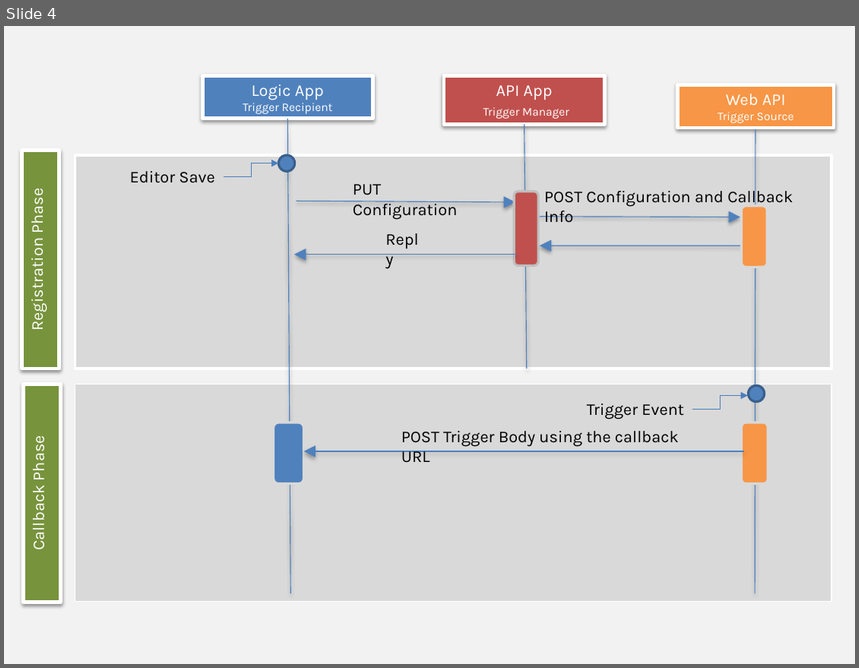
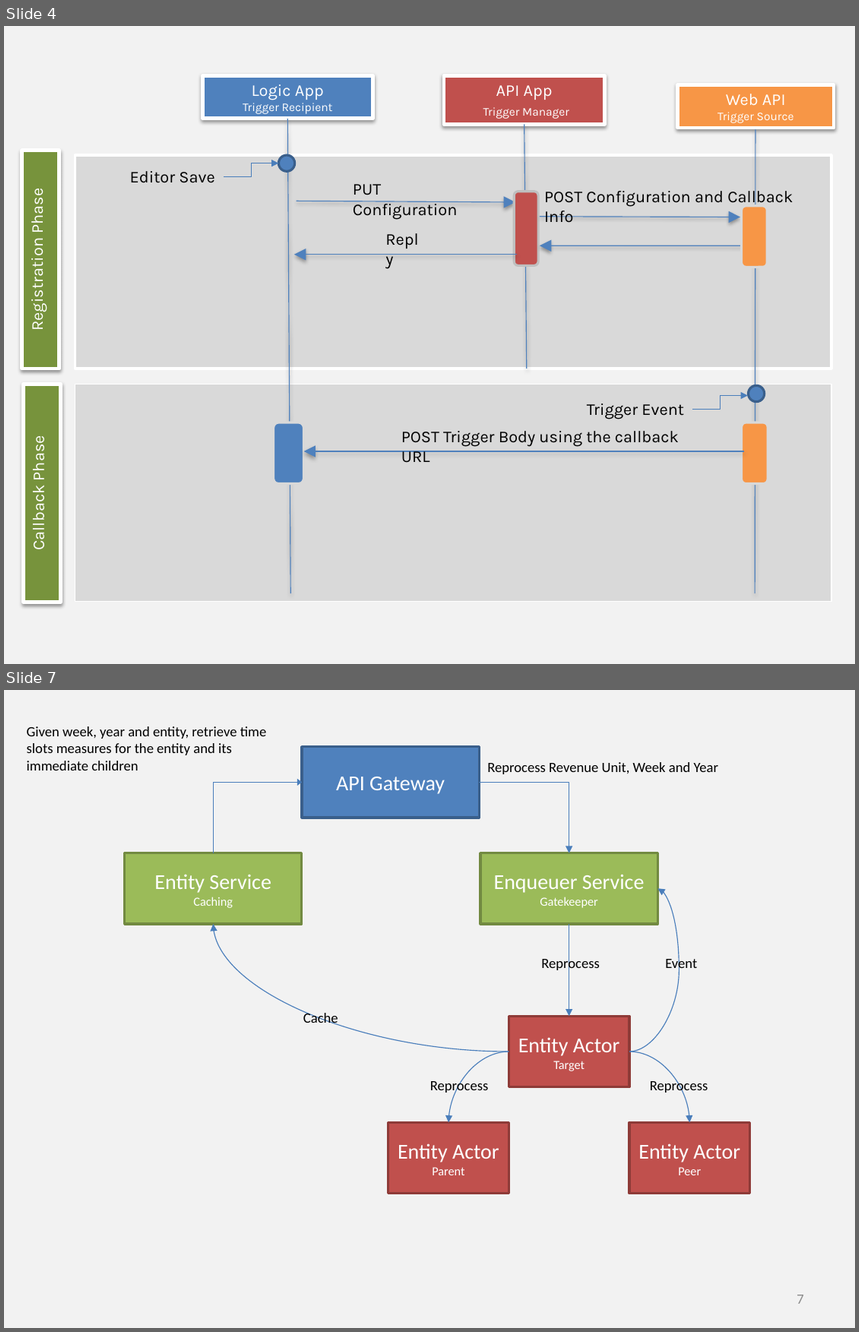
Before and after one commit to khaledhikmat/khaledhikmat.github.io, a slide deck: illustrations/illustrations.pptx. Shown one above the other, each under a label of ours: slide 4 before the commit, slides 4 and 7 after it; the slides between them are not shown. The pictures are 859x668 and 859x1332 pixels, drawn with LibreOffice and Linux fonts; fonts in the diff are those of the drawing. Boxes give left, top, right and bottom in pixels: in the first picture for what was removed or moved away, otherwise in the second. Text is boxed around its words. In the diff, an @@ line names an element or a change of style, - is before the commit and + after.

Commit message:
Initial Draft for the Azure Service Fabric post

```diff
--- a/illustrations/illustrations.pptx
+++ b/illustrations/illustrations.pptx
@@ slide 7 added at (4, 690, 855, 1328), background #F2F2F2 @@
@@ text added at (27, 726, 267, 771), 12 pt, text #000000 @@
+Given week, year and entity, retrieve time slots measures for the entity and its immediate children
@@ rectangle added at (302, 747, 479, 818), fill #4F81BD, outline #3A5F8C 2 pt, 18 pt, text #FFFFFF @@
+API Gateway
@@ text added at (487, 762, 718, 774), 12 pt, text #000000 @@
+Reprocess Revenue Unit, Week and Year
@@ elbow arrow added from (214, 853) to (302, 782), #4B7EBC 0.75 pt @@
@@ elbow arrow added from (479, 782) to (569, 853), #4B7EBC 0.75 pt @@
@@ rectangle added at (125, 853, 302, 924), fill #9BBB59, outline #738A42 2 pt, 18 pt, text #FFFFFF @@
+Entity Service
+Caching
@@ rectangle added at (481, 853, 658, 924), fill #9BBB59, outline #738A42 2 pt, 18 pt, text #FFFFFF @@
+Enqueuer Service
+Gatekeeper
@@ curved arrow added from (629, 1052) to (658, 888), #4B7EBC 0.75 pt @@
@@ curved arrow added from (509, 1052) to (214, 924), #4B7EBC 0.75 pt @@
@@ arrow added from (569, 924) to (569, 1016), #4B7EBC 0.75 pt @@
@@ text added at (541, 957, 600, 973), 12 pt, text #000000 @@
+Reprocess
@@ text added at (665, 957, 697, 973), 12 pt, text #000000 @@
+Event
@@ text added at (303, 1011, 338, 1025), 12 pt, text #000000 @@
+Cache
@@ rectangle added at (509, 1016, 629, 1087), fill #C0504D, outline #8E3B39 2 pt, 18 pt, text #FFFFFF @@
+Entity Actor
+Target
@@ curved arrow added from (509, 1052) to (449, 1122), #4B7EBC 0.75 pt @@
@@ curved arrow added from (629, 1052) to (690, 1122), #4B7EBC 0.75 pt @@
@@ text added at (430, 1079, 489, 1095), 12 pt, text #000000 @@
+Reprocess
@@ text added at (650, 1079, 709, 1095), 12 pt, text #000000 @@
+Reprocess
@@ rectangle added at (389, 1122, 509, 1193), fill #C0504D, outline #8E3B39 2 pt, 18 pt, text #FFFFFF @@
+Entity Actor
+Parent
@@ rectangle added at (629, 1122, 750, 1193), fill #C0504D, outline #8E3B39 2 pt, 18 pt, text #FFFFFF @@
+Entity Actor
+Peer
@@ page number added at (797, 1295, 804, 1304), 12 pt, text #8C8C8C @@
+7
```
Also in this commit, not shown: 3 other slides added, 4 other files.
